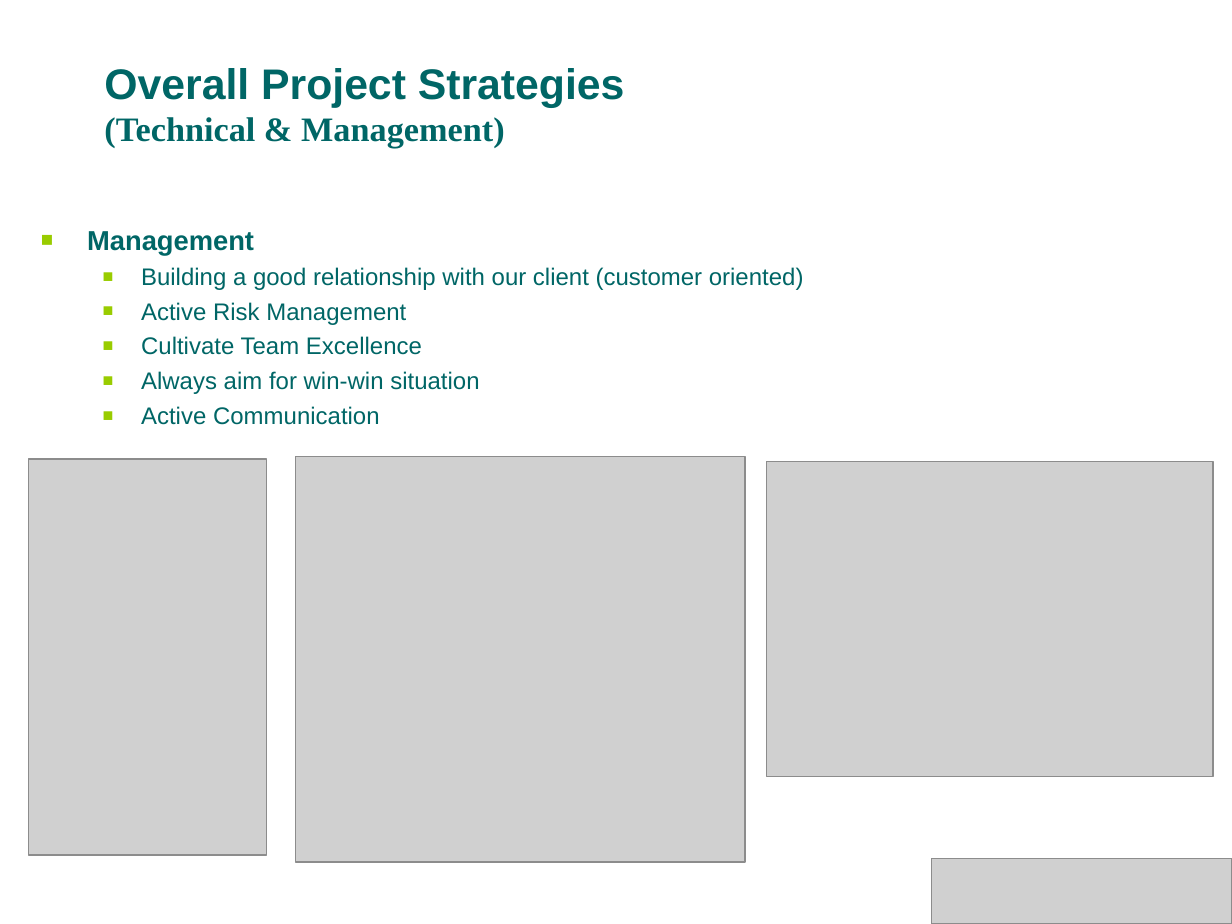
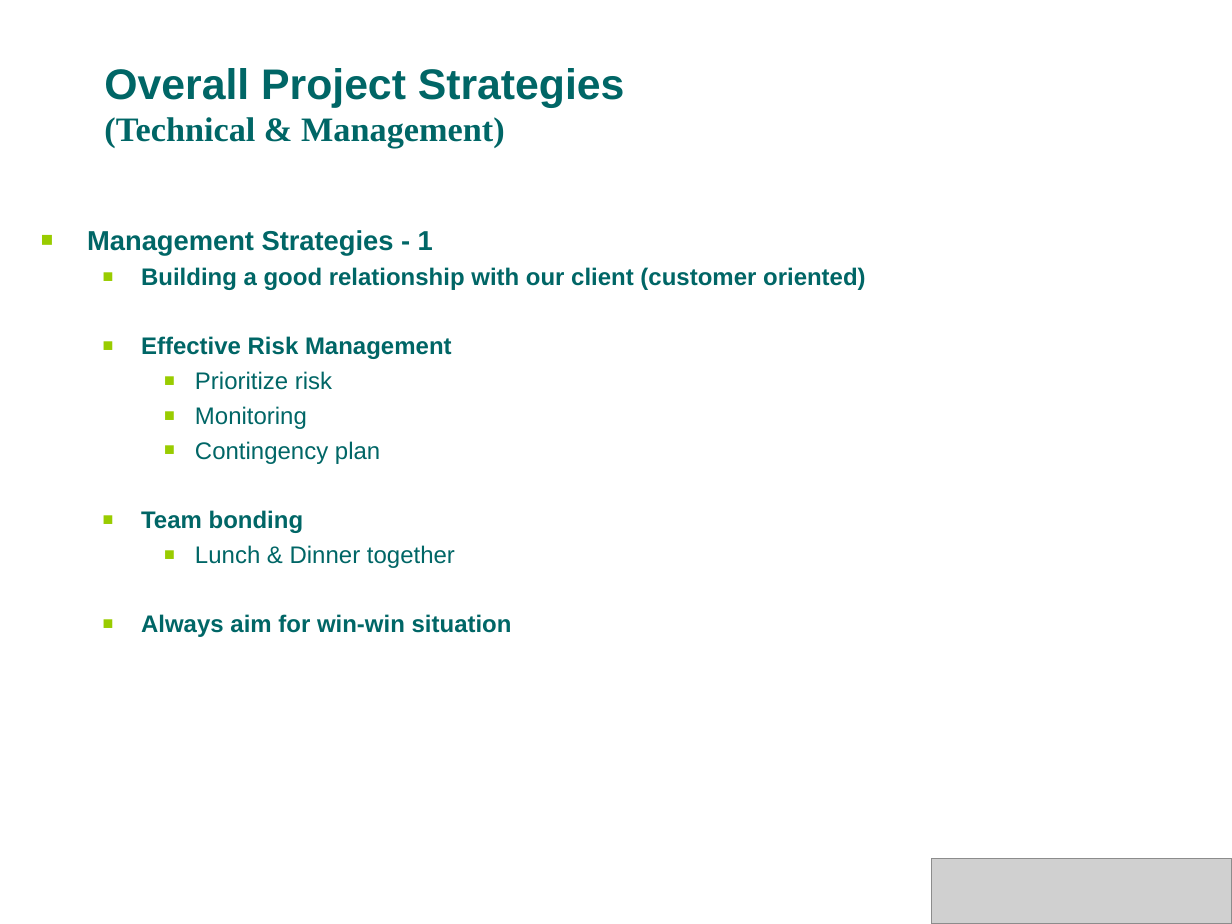
Before and after one commit to s4kshya/leezdr-repository, a slide deck: slide 28 of Exam Paper/MTECH_PROJ/Presentation/phase1_v2.ppt (slide 14 before the commit). Drawn at 1232x924 pixels with LibreOffice and Linux fonts; fonts in the diff are those of the drawing; grey boxes stand for pictures; background and template pictures are left out. Boxes give left, top, right and bottom in pixels: in the first picture for what was removed or moved away, otherwise in the second. Text is boxed around its words. In the diff, an @@ line names an element or a change of style, - is before the commit and + after.

```diff
--- a/Exam Paper/MTECH_PROJ/Presentation/phase1_v2.ppt
+++ b/Exam Paper/MTECH_PROJ/Presentation/phase1_v2.ppt
@@ text at (87, 230, 433, 255): text changed @@
-■ Management
+■ Management Strategies - 1
@@ text at (141, 267, 866, 637): bold on in "Building a good relationship with our client ...", "Always aim for win-win situation" @@
@@ text at (141, 336, 455, 568): text changed @@
-  ■ Active Risk Management
-  ■ Cultivate Team Excellence
+  ■ Effective Risk Management
+    ■ Prioritize risk
+    ■ Monitoring
+    ■ Contingency plan
+  ■ Team bonding
+    ■ Lunch & Dinner together
@@ text at (141, 406, 380, 425): paragraph removed @@
-  ■ Active Communication
@@ picture removed at (28, 460, 266, 856) @@
@@ picture removed at (296, 456, 745, 861) @@
@@ picture removed at (766, 461, 1212, 776) @@
```
Also in this commit, not shown: 13 other slides changed, 18 slides added, 3 other files.
